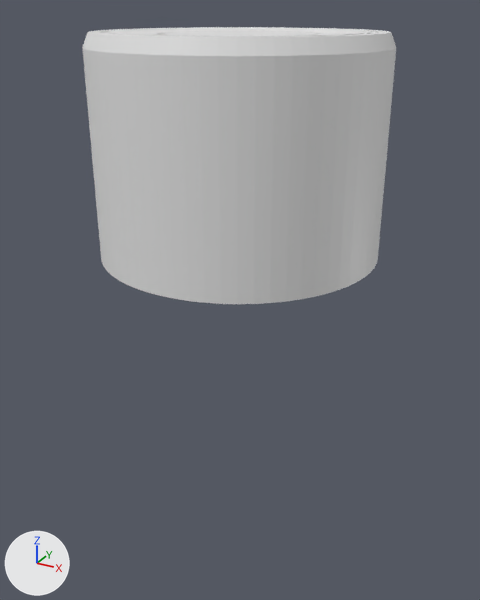
Renders of the FBX model Assets/Blender/LEyline/major-leyline-node.fbx from each side of a commit.
Both versions are drawn from a 50 mm lens placed at (43.2, -78.5, 4.1), pointed at (0.4, -0.5, -34.9). Lighting does not change. The marker at lower left points along +X, +Y and +Z. The picture after the commit comes second.

The older version as bpy lines, for what is in view:
```python
me_cylinder = bpy.data.meshes.new('Cylinder')
me_cylinder.from_pydata(...)  # 960 vertices, 898 faces; spans x -19.3..19.3, y -19.3..19.3, z -27.2..1.4
ob_majorleylinenodebase = bpy.data.objects.new('MajorLeylineNodeBase', me_cylinder)
ob_majorleylinenodebase.location = (0.0, 0.0, 0.0)
```
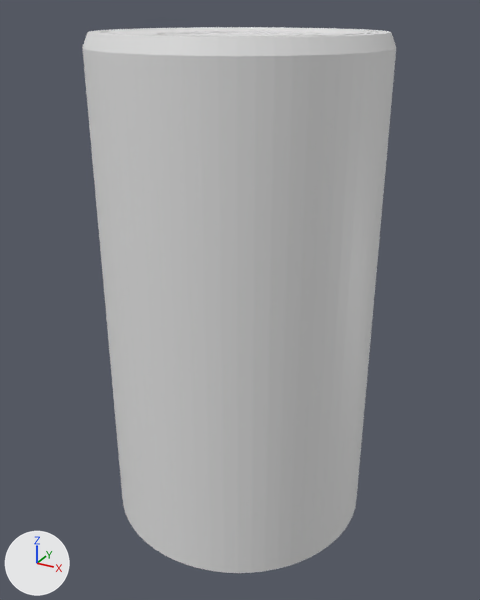
What the commit changed:
me_cylinder is used by ob_majorleylinenodebase; location (0.0, 0.0, 0.0).
me_cylinder had 960 vertices, 898 faces and spanned x -19.3..19.3, y -19.3..19.3, z -27.2..1.4.
me_cylinder now has 960 vertices, 898 faces and spans x -19.3..19.3, y -19.3..19.3, z -68.5..1.4.
me_cylinder part 1: all 64 vertices in x -19.3..19.3, y -19.3..19.3, z -27.2 are moved by (0.0, 0.0, -41.3).
Other edits to the shape of me_cylinder do not show in these pictures.

Changed parts and their boxes (x1, y1, x2, y2) in the pictures (480 x 600 px; the box of a moved part takes in the faces that stretch with it):
'MajorLeylineNodeBase', reshaped (97% taller): before (82, 27, 396, 304); after (82, 27, 396, 573)
part 1 of me_cylinder, moved or reshaped: before (101, 260, 377, 304); after (101, 260, 378, 573)
